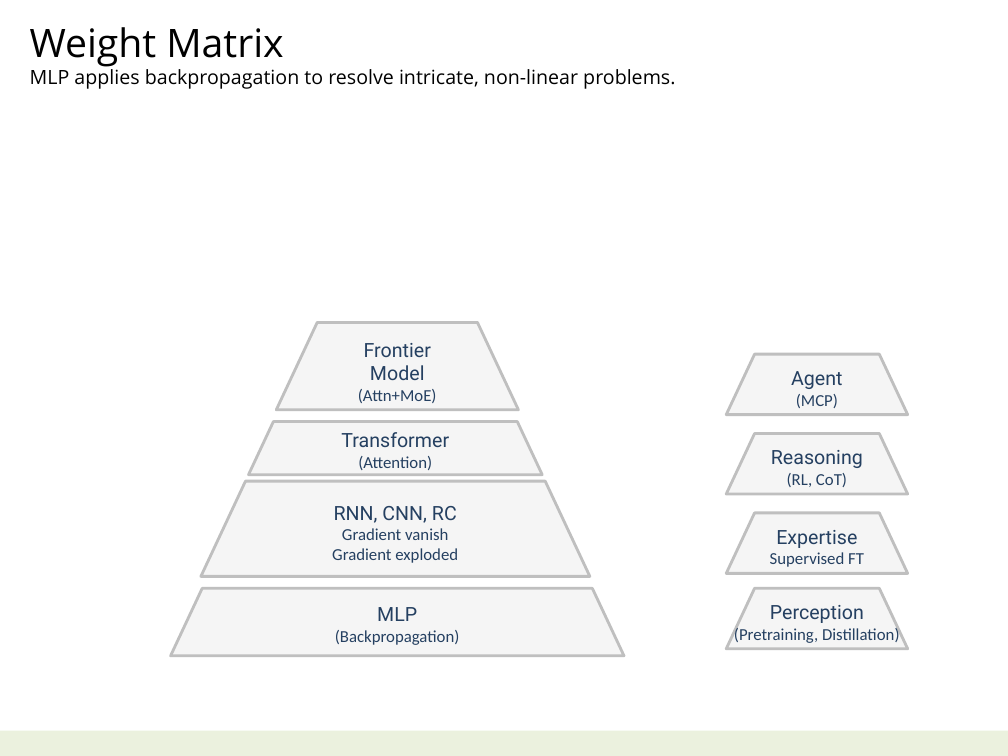
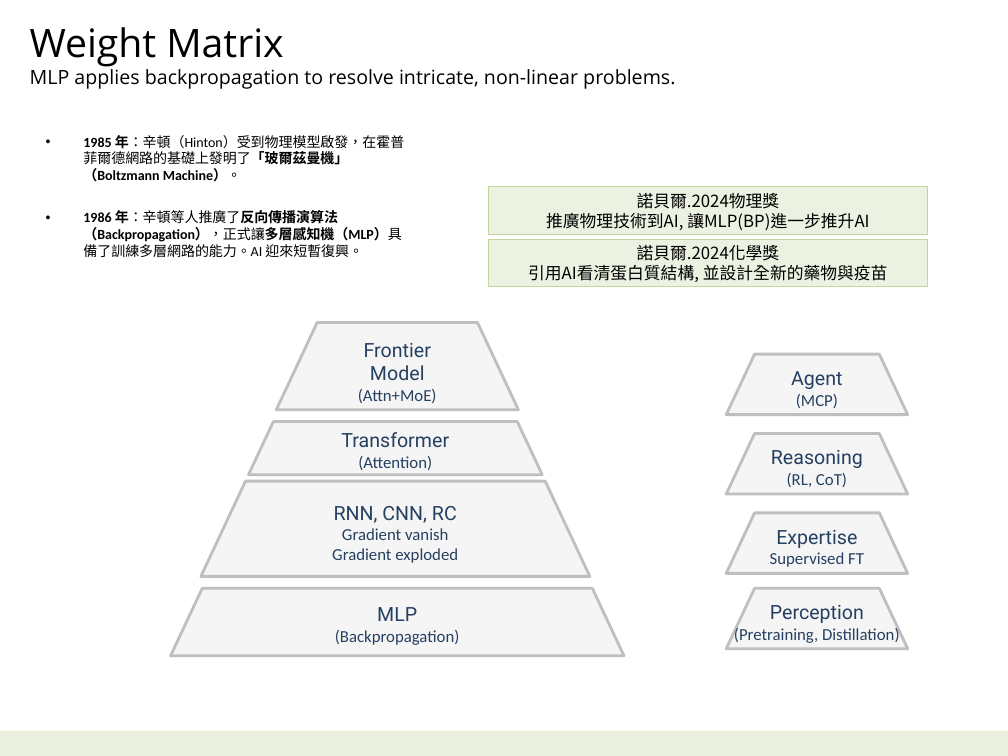
Before and after one commit to navibator/crazy-ai, a slide deck: slide 2 of ai-overview.pptx. Drawn at 1008x756 pixels with LibreOffice and Linux fonts; fonts in the diff are those of the drawing. Boxes give left, top, right and bottom in pixels: in the first picture for what was removed or moved away, otherwise in the second. Text is boxed around its words. In the diff, an @@ line names an element or a change of style, - is before the commit and + after.

```diff
--- a/ai-overview.pptx
+++ b/ai-overview.pptx
@@ text added at (83, 135, 404, 257), 10 pt, text #000000 @@
+• 1985 年：辛頓（Hinton）受到物理模型啟發，在霍普菲爾德網路的基礎上發明了「玻爾茲曼機」（Boltzmann Machine）。
+• 1986 年：辛頓等人推廣了反向傳播演算法（Backpropagation），正式讓多層感知機（MLP）具備了訓練多層網路的能力。AI 迎來短暫復興。
@@ rectangle added at (488, 186, 927, 234), fill #EBF1DE at 90% opacity, outline #C3D69B 0.25 pt, 12 pt, text #000000 @@
+諾貝爾.2024物理獎
+推廣物理技術到AI, 讓MLP(BP)進一步推升AI
@@ rectangle added at (488, 239, 927, 286), fill #EBF1DE at 90% opacity, outline #C3D69B 0.25 pt, 12 pt, text #000000 @@
+諾貝爾.2024化學獎
+引用AI看清蛋白質結構, 並設計全新的藥物與疫苗
```
Also in this commit, not shown: 1 other slide changed, 1 other file.
